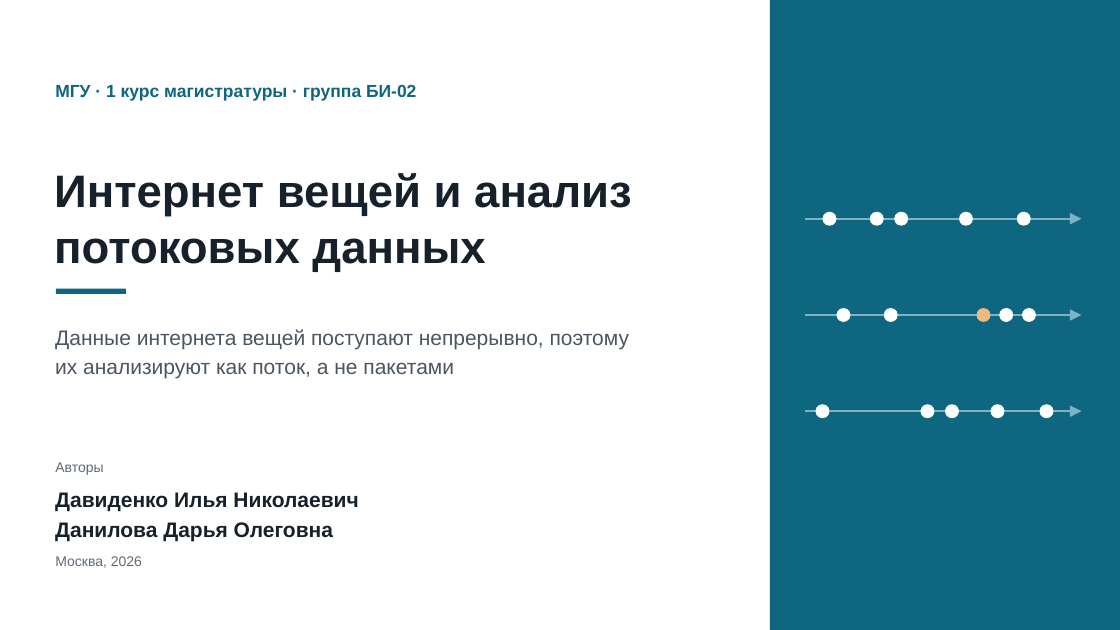
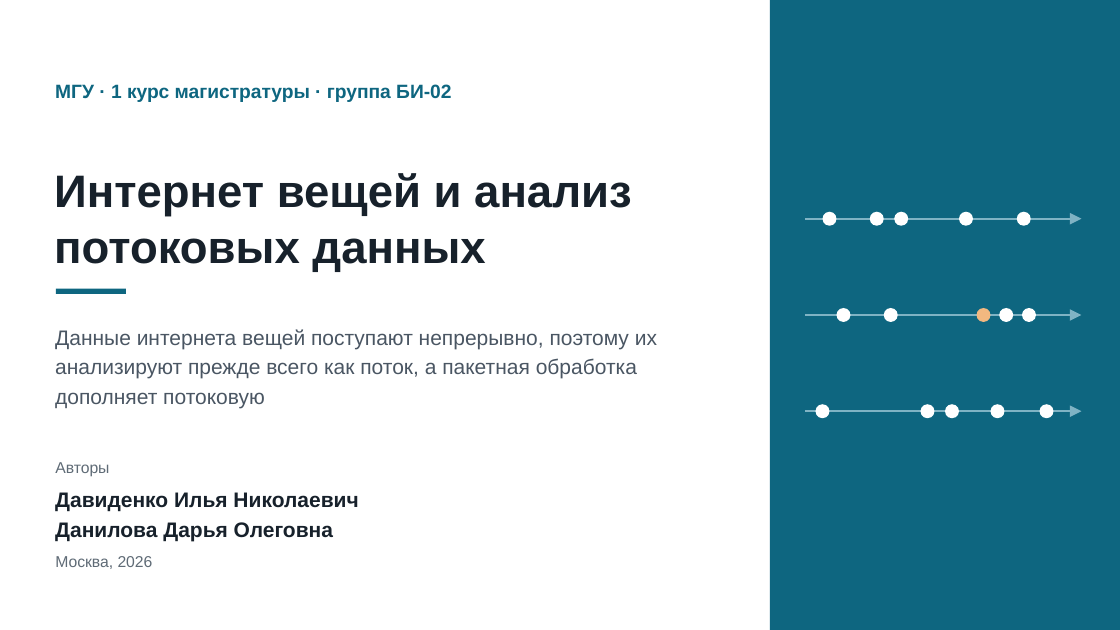
Before and after one commit to shualyyy/downloads-sorter, a slide deck: slide 1 of presentation-iot-streaming/Интернет вещей и анализ потоковых данных.pptx. Drawn at 1120x630 pixels with LibreOffice and Linux fonts; fonts in the diff are those of the drawing. Boxes give left, top, right and bottom in pixels: in the first picture for what was removed or moved away, otherwise in the second. Text is boxed around its words. In the diff, an @@ line names an element or a change of style, - is before the commit and + after.

```diff
--- a/presentation-iot-streaming/Интернет вещей и анализ потоковых данных.pptx
+++ b/presentation-iot-streaming/Интернет вещей и анализ потоковых данных.pptx
@@ text "МГУ · 1 курс магистратуры ..." at (55,84,451,102): size 15 to 16.5 pt @@
@@ text at (55,329,657,409): text changed @@
-Данные интернета вещей поступают непрерывно, поэтому
-их анализируют как поток, а не пакетами
+Данные интернета вещей поступают непрерывно, поэтому их
+анализируют прежде всего как поток, а пакетная обработка
+дополняет потоковую
@@ text "Авторы" at (55,462,109,477): size 12 to 13.5 pt @@
@@ text "Москва, 2026" at (55,556,153,569): size 12 to 13.5 pt @@
```
Also in this commit, not shown: 11 other slides changed, 1 other file.
